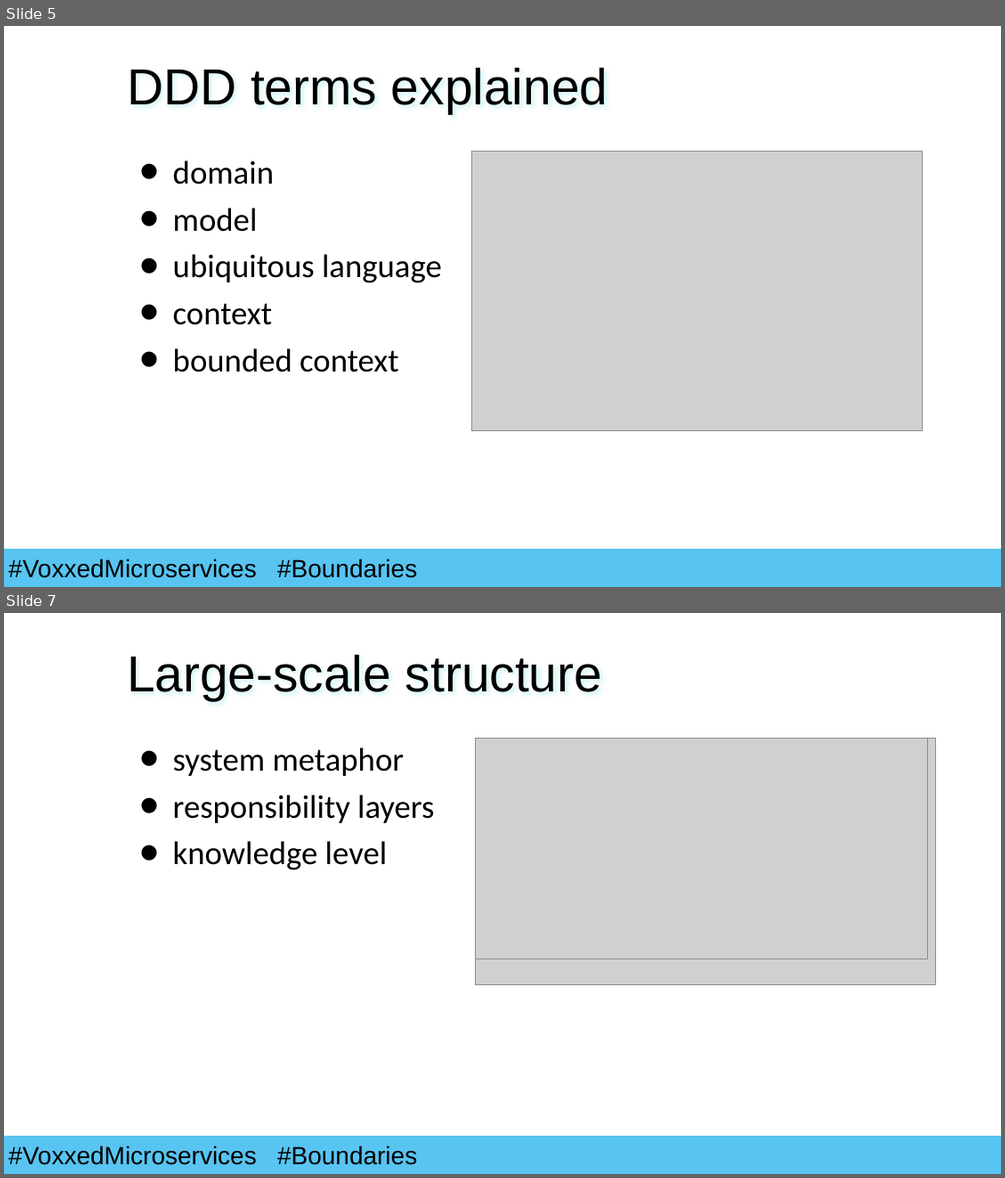
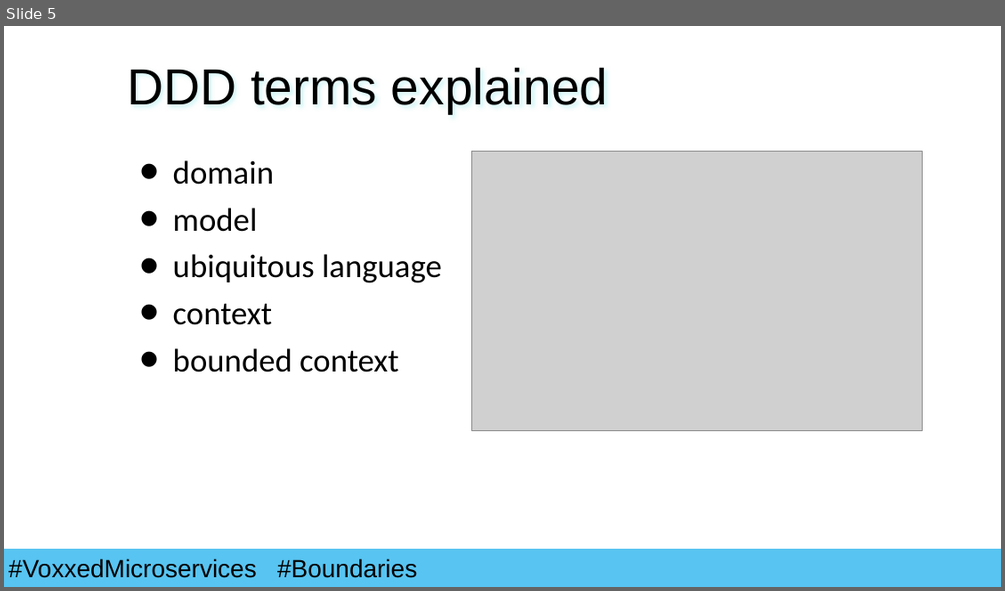
Before and after one commit to lvdpal/voxxed, a slide deck: Presentation.pptx. Shown one above the other, each under a label of ours: slides 5 and 7 before the commit, slide 5 after it; the slides between them are not shown. The pictures are 1005x1178 and 1005x591 pixels, drawn with LibreOffice and Linux fonts; fonts in the diff are those of the drawing; grey boxes stand for pictures; background and template pictures are left out. Boxes give left, top, right and bottom in pixels: in the first picture for what was removed or moved away, otherwise in the second. Text is boxed around its words. In the diff, an @@ line names an element or a change of style, - is before the commit and + after.

```diff
--- a/Presentation.pptx
+++ b/Presentation.pptx
@@ slide 7 removed at <box>4,613,1001,1174</box>, background #FFFFFF; not listed: 2 template elements that a slide beside it also shows @@
@@ title removed at <box>127,654,602,700</box> @@
-Large-scale structure
@@ picture removed at <box>475,738,935,985</box> @@
@@ picture removed at <box>475,738,927,959</box> @@
@@ text removed at <box>173,747,434,870</box> @@
-• system metaphor
-• responsibility layers
-• knowledge level
```
Also in this commit, not shown: 4 slides changed.
